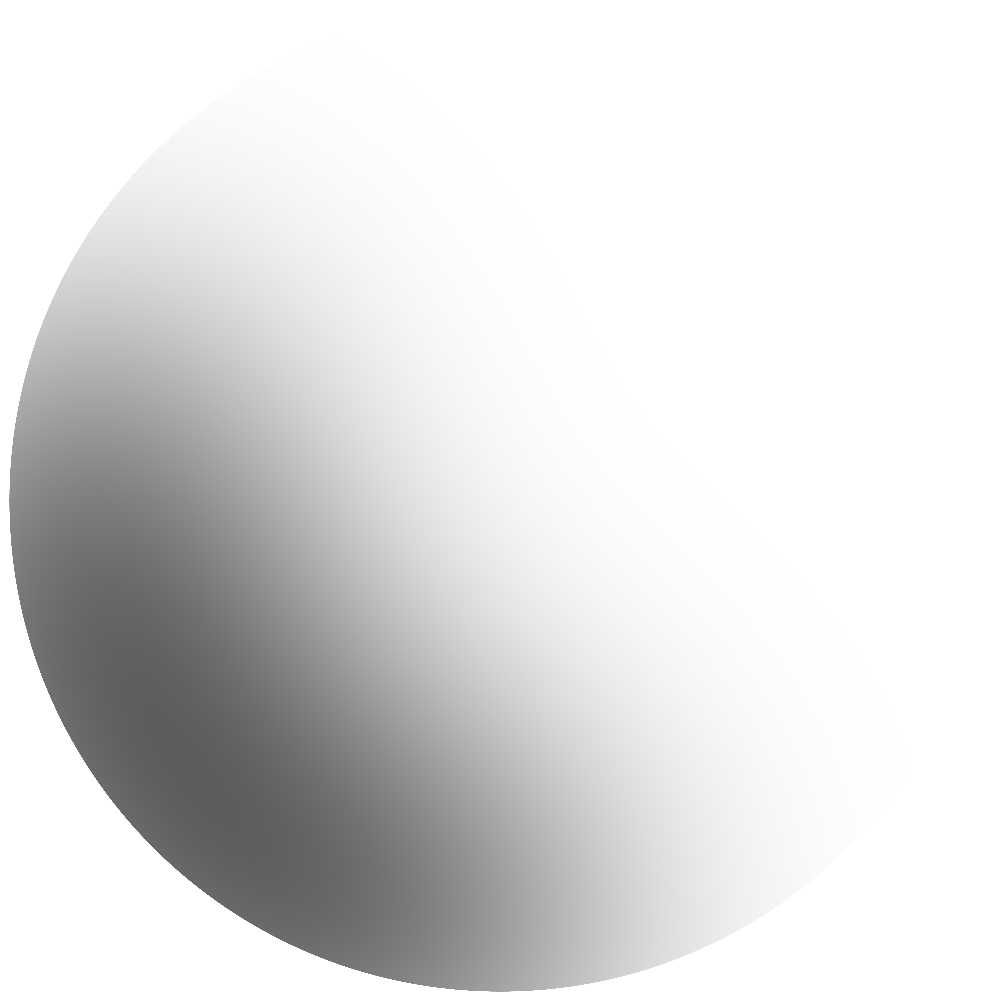
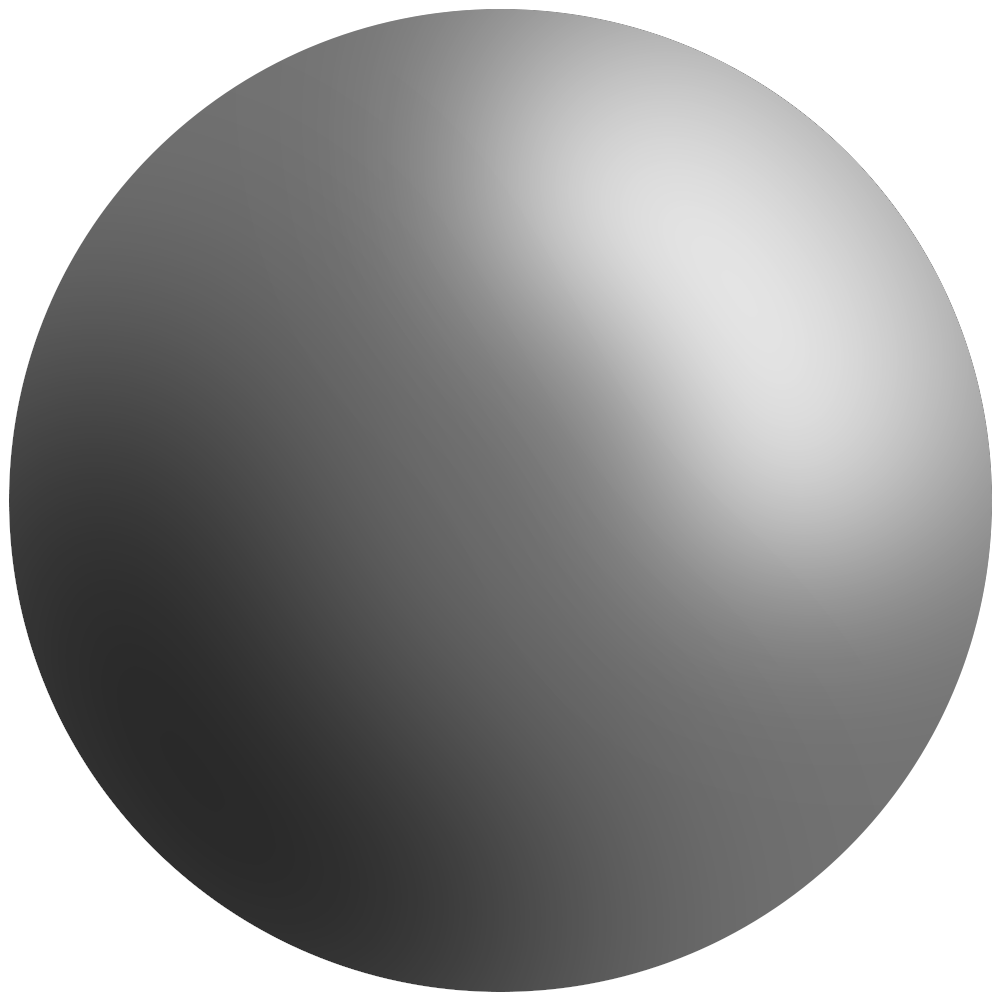
Before/after of a (1000, 1000) layered artwork. What changed in the layer stack:
showed group "refrencecs" (5 layers) over [9, 9, 992, 992]
showed "refrence ball" over [9, 9, 992, 992]
